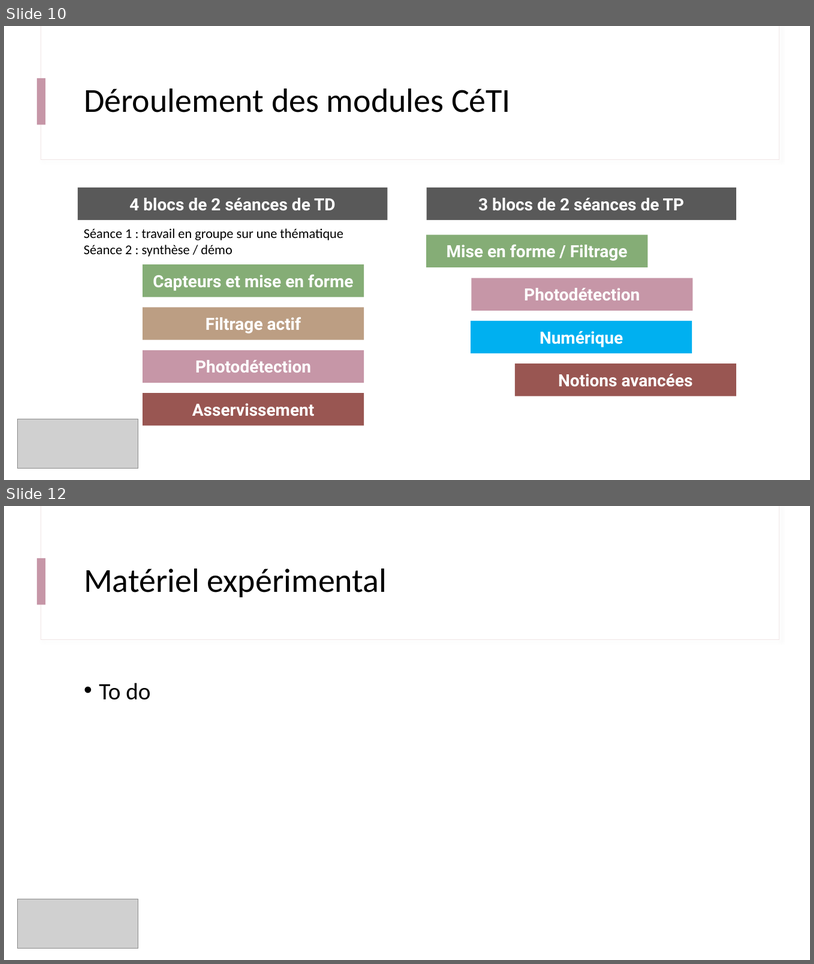
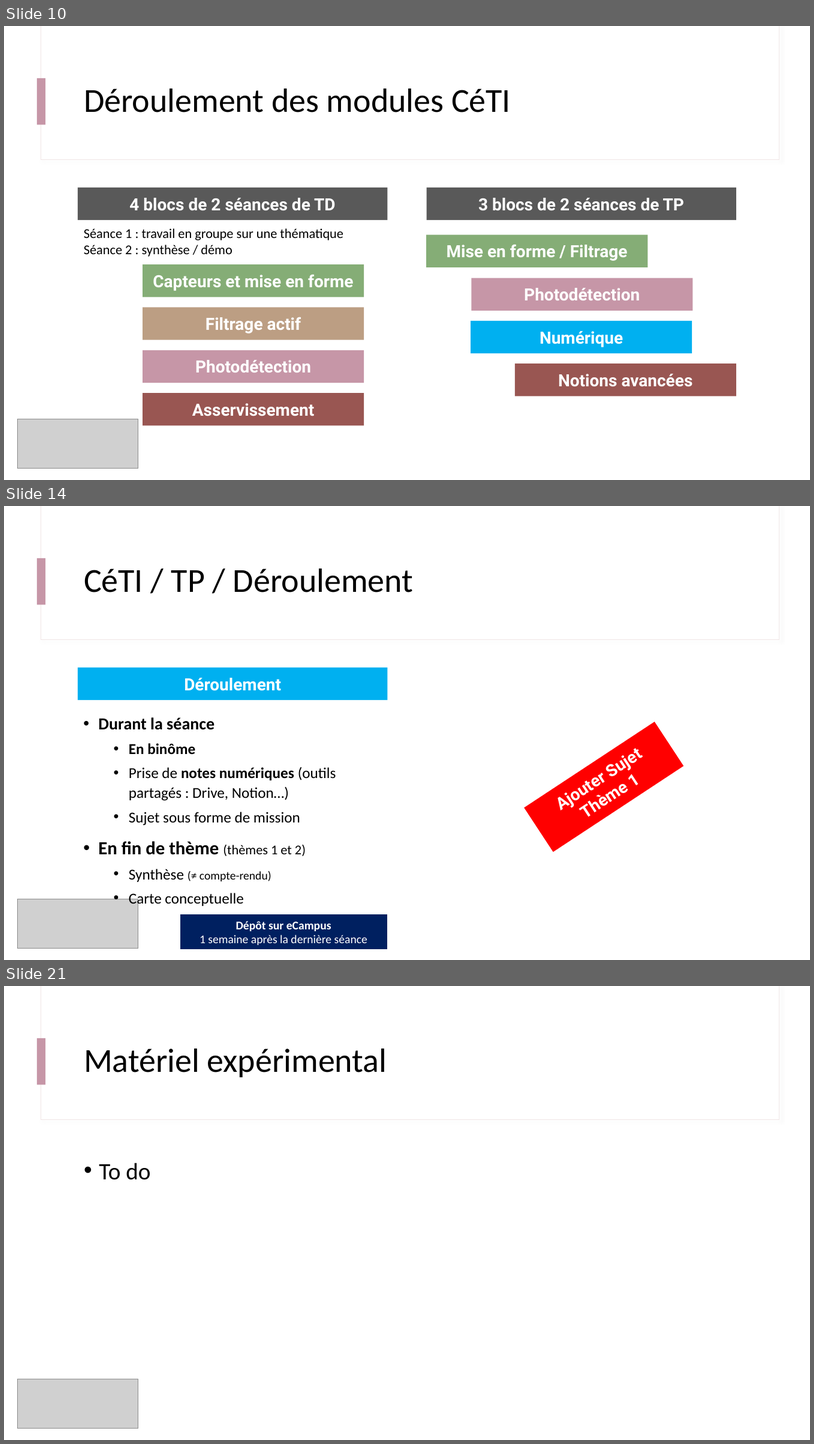
Before and after one commit to IOGS-Digital-Methods/semester-5, a slide deck: CeTI/b0_intro/B0_1_CeTI.pptx. Shown one above the other, each under a label of ours: slides 10 and 12 before the commit, slides 10, 14 and 21 after it; the slides between them are not shown. The pictures are 814x964 and 814x1444 pixels, drawn with LibreOffice and Linux fonts; fonts in the diff are those of the drawing; grey boxes stand for pictures. Boxes give left, top, right and bottom in pixels: in the first picture for what was removed or moved away, otherwise in the second. Text is boxed around its words. In the diff, an @@ line names an element or a change of style, - is before the commit and + after.

```diff
--- a/CeTI/b0_intro/B0_1_CeTI.pptx
+++ b/CeTI/b0_intro/B0_1_CeTI.pptx
@@ slide 14 added at [4, 506, 810, 960], background #FFFFFF; not listed: 3 template elements that a slide beside it also shows @@
@@ title added at [84, 568, 413, 592], 40 pt, text #000000 @@
+CéTI / TP / Déroulement
@@ rectangle added at [78, 667, 387, 700], fill #00B0F0, 20 pt, text #FFFFFF, bold @@
+Déroulement
@@ text added at [98, 717, 336, 907], 18 pt, text #000000 @@
+• Durant la séance
+  • En binôme
+  • Prise de notes numériques (outils partagés : Drive, Notion…)
+  • Sujet sous forme de mission
+• En fin de thème (thèmes 1 et 2)
+  • Synthèse (≠ compte-rendu)
+  • Carte conceptuelle
@@ rectangle added at [524, 721, 684, 852], fill #FF0000, 20 pt, text #FFFFFF, bold @@
+Ajouter Sujet Thème 1
@@ picture added at [17, 898, 138, 948] @@
@@ rectangle added at [180, 914, 388, 949], fill #002060, outline #FFFFFF 1 pt, 14 pt, text #FFFFFF @@
+Dépôt sur eCampus
+1 semaine après la dernière séance
@@ what was slide 12 is now slide 21 @@
```
Also in this commit, not shown: 4 slides changed, 9 other slides added, 1 slide removed, 2 other files.
